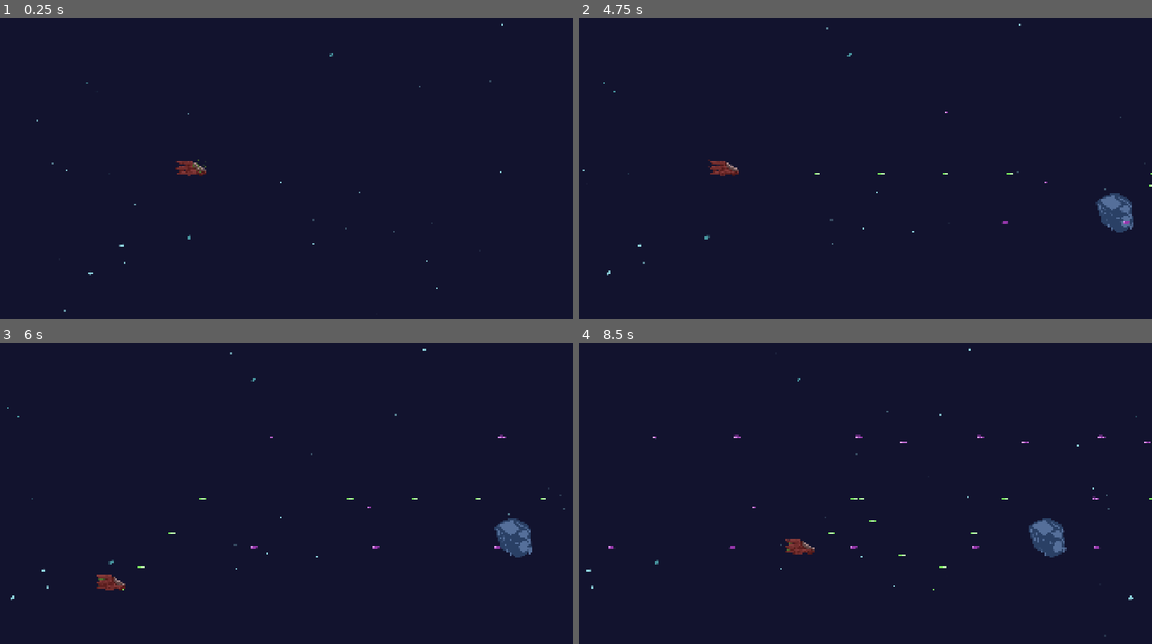
Above: before the commit, frames 1-4 (two rows, left to right).
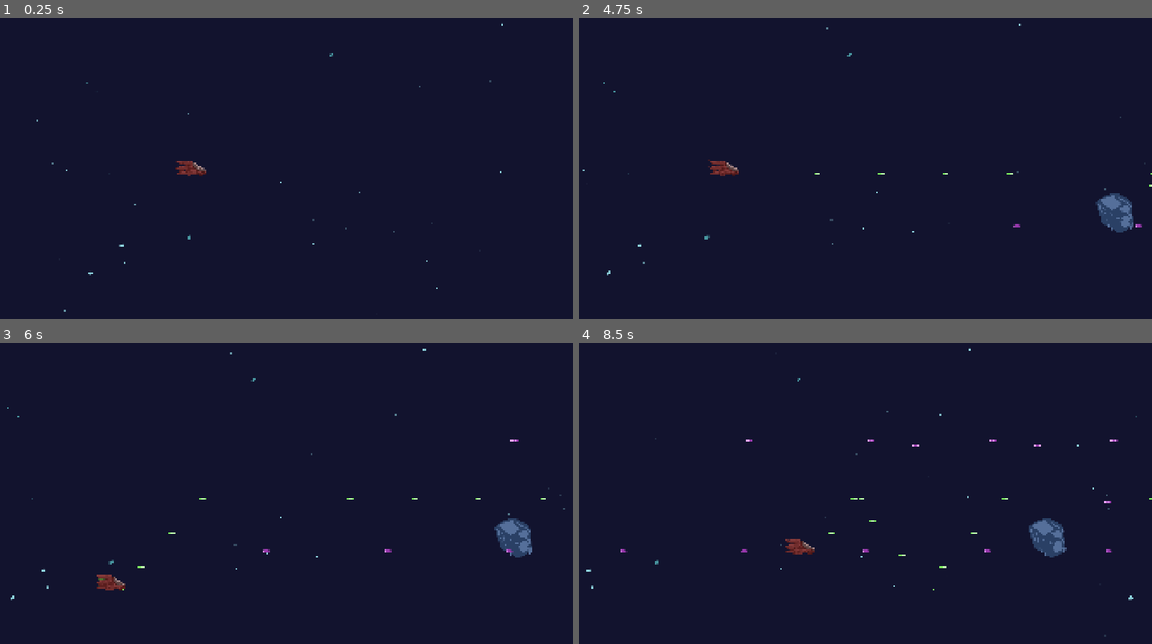
Above: after the commit, the same moments.

Repository: ShadeDepeche/scav-spacies
Game: Godot game, scene res://scenes/levels/Space.tscn
Two runs of this game, one before a commit and one after it. Both use one fixed random seed, a clock stepped at 60 frames per second and the inputs below.
Inputs:
- Up to frame 1 (0.25 s): no input
- Up to frame 2 (4.75 s): hold Right (move_right) 0.53-1.28 s; hold Z (shoot) 0.53-1.28 s; hold Down (move_down) 1.28-2.03 s; tap Z (shoot) at 1.35, 2.85, 4.35 s; hold Right (move_right) 2.03-2.78 s; hold Z (shoot) 2.03-2.78 s; hold Up (move_up) 2.78-3.53 s; hold Z (shoot) 3.53-4.28 s; hold Left (move_left) from 3.53 s (still down)
- Up to frame 3 (6 s): release Left (move_left) at 5.03 s; hold Down (move_down) 5.03-5.78 s; hold Z (shoot) 5.03-5.78 s; hold Right (move_right) from 5.78 s (still down); tap Z (shoot) at 5.85 s
- Up to frame 4 (8.5 s): release Right (move_right) at 6.53 s; hold Up (move_up) 6.53-7.28 s; hold Z (shoot) 6.53-7.28 s; hold Right (move_right) 7.28-8.03 s; tap Z (shoot) at 7.35 s; hold Down (move_down) from 8.03 s (still down); hold Z (shoot) from 8.03 s (still down)

The runs differ from the first frame. In frame 1, less than 0.1% of the frame differs, in the area x 33-36%, y 47-52%; in frame 2, less than 0.1%; in frame 3, 0.1%; in frame 4, 0.3%, in the area x 5-100%, y 30-70%.

Commit message:
Fixing my prior signals mistakes, and added some corrections.

Diff:
--- a/project.godot
+++ b/project.godot
@@ -24,7 +24,6 @@
 
 [editor]
 
-movie_writer/movie_file="F:/Projects/Godot/Movies/Space Test.avi"
 movie_writer/size/mode=3
 movie_writer/stretch/scale=1.0
 
@@ -56,6 +55,11 @@
 ]
 }
 
+[layer_names]
+
+2d_physics/layer_1="player"
+2d_physics/layer_2="enemy"
+
 [rendering]
 
 renderer/rendering_method="gl_compatibility"
--- a/scenes/bullet.tscn
+++ b/scenes/bullet.tscn
@@ -18,7 +18,8 @@
 }]
 
 [node name="Bullet" type="Area2D"]
-collision_layer = 2
+collision_layer = 0
+collision_mask = 2
 script = ExtResource("1_v8qja")
 
 [node name="CollisionShape2D" type="CollisionShape2D" parent="."]
@@ -29,4 +30,4 @@
 texture_filter = 1
 sprite_frames = SubResource("SpriteFrames_t4vbm")
 
-[connection signal="body_shape_entered" from="." to="." method="_on_body_shape_entered"]
+[connection signal="body_entered" from="." to="." method="_on_body_entered"]
--- a/scenes/enemies/enemy_bullet.tscn
+++ b/scenes/enemies/enemy_bullet.tscn
@@ -18,8 +18,7 @@
 }]
 
 [node name="enemy bullet" type="Area2D"]
-collision_layer = 2
-collision_mask = 2
+collision_layer = 0
 script = ExtResource("1_8gdk0")
 
 [node name="CollisionShape2D" type="CollisionShape2D" parent="."]
@@ -29,4 +28,4 @@
 [node name="AnimatedSprite2D" type="AnimatedSprite2D" parent="."]
 sprite_frames = SubResource("SpriteFrames_ysnkl")
 
-[connection signal="body_shape_entered" from="." to="." method="_on_body_shape_entered"]
+[connection signal="body_entered" from="." to="." method="_on_body_entered"]
--- a/scenes/enemies/test_enemy.tscn
+++ b/scenes/enemies/test_enemy.tscn
@@ -43,7 +43,7 @@
 "duration": 1.0,
 "texture": SubResource("AtlasTexture_8ybkn")
 }],
-"loop": true,
+"loop": false,
 "name": &"Boom",
 "speed": 8.0
 }, {
@@ -64,6 +64,7 @@
 height = 184.0
 
 [node name="enemy" type="CharacterBody2D"]
+collision_layer = 2
 collision_mask = 2
 script = ExtResource("1_kmxma")
 Bullet = ExtResource("2_o4mit")
@@ -71,11 +72,14 @@
 [node name="AnimatedSprite2D" type="AnimatedSprite2D" parent="."]
 sprite_frames = SubResource("SpriteFrames_jlk0v")
 animation = &"Idle"
-frame_progress = 0.0164956
 
 [node name="CollisionShape2D" type="CollisionShape2D" parent="."]
 rotation = 1.5708
 shape = SubResource("CapsuleShape2D_lm2le")
+
+[node name="VisibleOnScreenEnabler2D" type="VisibleOnScreenEnabler2D" parent="."]
+scale = Vector2(9, 5.9)
+enable_node_path = NodePath("../VisibleOnScreenNotifier2D")
 
 [node name="VisibleOnScreenNotifier2D" type="VisibleOnScreenNotifier2D" parent="."]
 
@@ -83,4 +87,4 @@
 one_shot = true
 
 [node name="Chamber" type="Marker2D" parent="."]
-position = Vector2(-93, 2)
+position = Vector2(-53, 14)
--- a/scenes/enemies/underclass.tscn
+++ b/scenes/enemies/underclass.tscn
@@ -65,6 +65,7 @@
 
 [node name="underclass" type="CharacterBody2D"]
 scale = Vector2(0.5, 0.5)
+collision_layer = 2
 collision_mask = 2
 script = ExtResource("1_sfxs3")
 health = 1
@@ -72,7 +73,7 @@
 
 [node name="AnimatedSprite2D" type="AnimatedSprite2D" parent="."]
 sprite_frames = SubResource("SpriteFrames_jlk0v")
-animation = &"Boom"
+animation = &"Idle"
 
 [node name="CollisionShape2D" type="CollisionShape2D" parent="."]
 rotation = 1.5708
@@ -84,4 +85,4 @@
 wait_time = 0.5
 
 [node name="Chamber" type="Marker2D" parent="."]
-position = Vector2(-93, 2)
+position = Vector2(-56, 42)
--- a/scenes/enemies/underclass_bullet.tscn
+++ b/scenes/enemies/underclass_bullet.tscn
@@ -19,7 +19,7 @@
 
 [node name="enemy bullet" type="Area2D"]
 texture_filter = 1
-collision_mask = 0
+collision_layer = 0
 script = ExtResource("1_kj1r5")
 
 [node name="CollisionShape2D" type="CollisionShape2D" parent="."]
@@ -29,3 +29,5 @@
 [node name="AnimatedSprite2D" type="AnimatedSprite2D" parent="."]
 self_modulate = Color(14.364, 1.93122, 0, 1)
 sprite_frames = SubResource("SpriteFrames_ysnkl")
+
+[connection signal="body_entered" from="." to="." method="_on_body_entered"]
--- a/scenes/player/Ship.tscn
+++ b/scenes/player/Ship.tscn
@@ -64,7 +64,7 @@
 
 [sub_resource type="CircleShape2D" id="CircleShape2D_oam5h"]
 
-[node name="Ship" type="Area2D"]
+[node name="Ship" type="CharacterBody2D"]
 collision_mask = 2
 script = ExtResource("1_isuug")
 Bullet = ExtResource("2_tkkry")
@@ -72,7 +72,7 @@
 [node name="AnimatedSprite2D" type="AnimatedSprite2D" parent="."]
 scale = Vector2(0.5, 0.5)
 sprite_frames = SubResource("SpriteFrames_k24tq")
-animation = &"Boom"
+animation = &"Idle"
 
 [node name="CollisionShape2D" type="CollisionShape2D" parent="."]
 position = Vector2(-5, 4)
@@ -89,5 +89,3 @@
 [node name="Timer" type="Timer" parent="."]
 wait_time = 0.25
 one_shot = true
-
-[connection signal="hit" from="." to="." method="_on_hit"]
--- a/scripts/bullet.gd
+++ b/scripts/bullet.gd
@@ -5,6 +5,6 @@
 func _physics_process(delta):
 	position += transform.x * speed * delta
 
-func _on_body_shape_entered(body_rid: RID, body: Node2D, body_shape_index: int, local_shape_index: int) -> void:
+func _on_body_entered(body: Node2D) -> void:
 	body._on_hit()
 	queue_free()
--- a/scripts/enemy.gd
+++ b/scripts/enemy.gd
@@ -5,7 +5,8 @@
 @export var Bullet : PackedScene
 
 func _ready():
-	Bullet = load("res://scenes//enemies/enemy_bullet.tscn")
+
+	#Bullet = load("res://scenes//enemies/enemy_bullet.tscn")
 	$AnimatedSprite2D.play("Idle")
 
 func _process(delta):
--- a/scripts/enemy_bullet.gd
+++ b/scripts/enemy_bullet.gd
@@ -5,6 +5,6 @@
 func _physics_process(delta):
 	position -= transform.x * speed * delta
 
-func _on_body_shape_entered(body_rid: RID, body: Node2D, body_shape_index: int, local_shape_index: int) -> void:
+func _on_body_entered(body: Node2D) -> void:
 	body._on_hit()
 	queue_free()
--- a/scripts/ship.gd
+++ b/scripts/ship.gd
@@ -1,4 +1,4 @@
-extends Area2D
+extends CharacterBody2D
 signal hit
 
 @export var speed = 400
@@ -6,8 +6,8 @@
 
 @export var Bullet : PackedScene
 
-#func _ready():
-	#screen_size = get_viewport_rect().size
+func _ready():
+	$AnimatedSprite2D.play("Idle")
 
 func _process(delta):
 	var velocity = Vector2.ZERO # The player's movement vector.
@@ -51,6 +51,7 @@
 	$Timer.start()
 
 func get_camera_visible_rect(camera: Camera2D) -> Rect2:
+	#Adjust the limit the player touches the corner of the camera viewport.
 	var screen_size = get_viewport().get_visible_rect().size /1.1
 	var half_screen = screen_size * 0.5
 	var top_left = camera.global_position - half_screen
